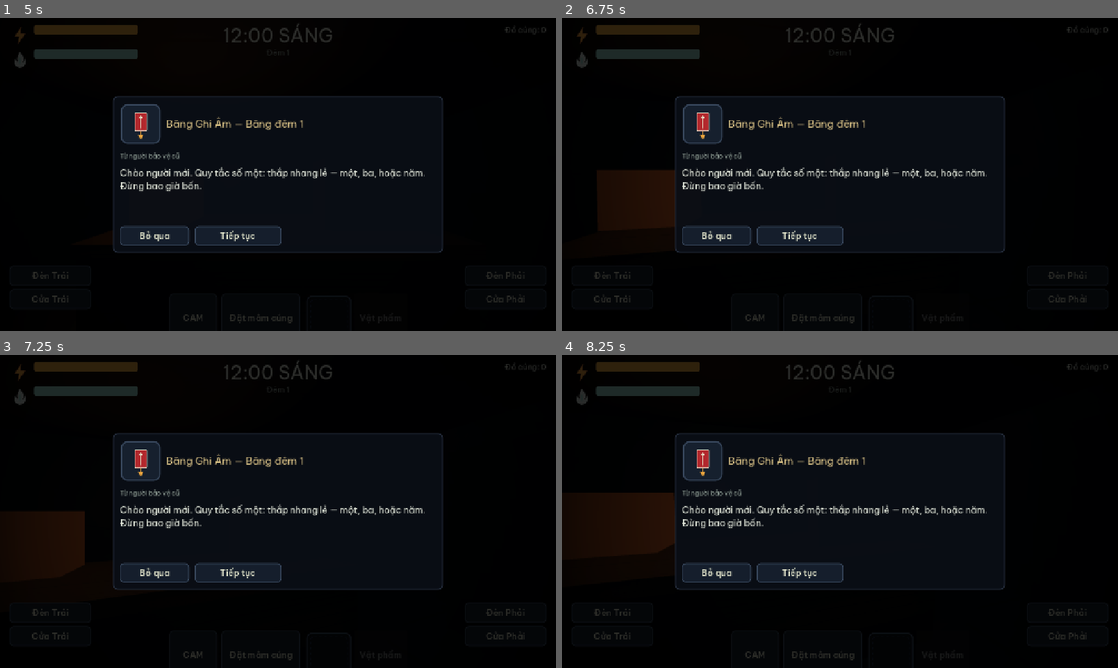
Above: before the commit, frames 1-4 (two rows, left to right).
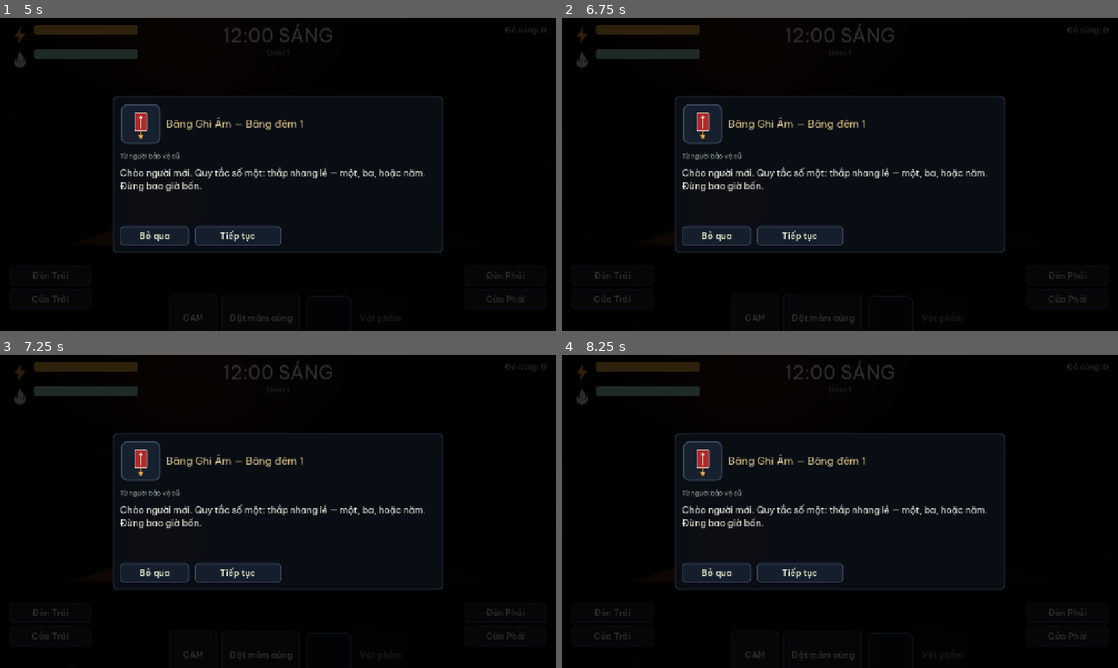
Above: after the commit, the same moments.

Repository: cthpAiden/nightwatch
Game: Godot game, scene res://scenes/screens/MainMenu.tscn
Same seed, same stepped clock (60 frames per second), same inputs: the game is played once before the commit and once after it.
Inputs (mouse positions are in pixels of both pictures, inside the frame that each line leads up to):
- Up to frame 1 (5 s): click "Đêm Mới" at 0.5 s; tap Enter at 1.25 s; move the mouse to (400, 158) at 1.27 s; hold Right (pan_right) 1.28-2.03 s; hold F (place_offering) 1.28-2.03 s; click (400, 158) at 1.42 s; move the mouse to (166, 190) at 2.02 s; hold A (left_door) 2.03-2.78 s; tap Tab (toggle_cameras) at 2.1, 3.6 s; tap Down (pan_reset) at 2.75 s; move the mouse to (333, 105) at 2.77 s; hold F (place_offering) 2.78-3.53 s; hold Right (pan_right) 2.78-4.28 s; move the mouse to (250, 237) at 3.52 s; click (250, 237) at 3.67 s; move the mouse to (444, 221) at 4.27 s; hold A (left_door) from 4.28 s (still down); hold F (place_offering) from 4.28 s (still down)
- Up to frame 2 (6.75 s): release A (left_door) at 5 s; release F (place_offering) at 5 s; click "Đèn Trái" at 5 s; click "Cửa Trái" at 5.75 s; click "Đèn Phải" at 6.5 s
- Up to frame 3 (7.25 s): no input
- Up to frame 4 (8.25 s): move the mouse to (673, 464) at 7.27 s; hold A (left_door) 7.28-8 s; tap Tab (toggle_cameras) at 7.35 s; click "Cửa Phải" at 8 s

Frame 1 is identical in both runs. In frame 2, 2.6% of the frame differs, in the area x 6-21%, y 48-68%; in frame 3, 2.1%; in frame 4, 3.0%, in the area x 4-21%, y 44-65%.

Commit message:
Fix all confirmed review findings (winnability, mechanics, balance)
Adversarial multi-agent review fixes:
- HIGH: clock could skip the 06:00 win on a long frame -> softlock. Now fires on
  every hour crossed + hard win at game_minutes >= NIGHT_MINUTES (verified).
- CRITICAL: offerings were a 1-per-night dead-end -> co hon/oan hon unwinnable.
  Offerings now scale with active meter-threats; incense (calm_zone) actually
  calms them; oan hon gets a slow settle so it isn't strictly monotonic.
- HIGH: via was ~unloseable (regen ran during meter drains). Regen now pauses
  briefly after any drain; startle-resist scoped to burst hits only (add_startle).
- HIGH: ong ke 'ngoan' froze forever and was free while on cameras. Now a patience
  timer makes him leave, and hiding in the monitor no longer counts as behaving.
- MED: ma troi keyed off pan speed (zeroed on the monitor) -> inert. Now uses an
  agitation signal (fast pan + rapid camera-flipping) that works on the monitor.
- MED: quy nhap trang post-trigger is now a CREEPER (advances only while you move).
- MED: setback items no longer mis-target/no-op the meter threats.
- MED: revealed map dots no longer go stale; vendor shop timer freezes while
  browsing and late purchases can't cancel the impostor's rush.
- LOW: hostile door billboard tint wired; dead no-op + overlay look-pan leak fixed.
- Power economy retuned so idle survives the night; doors/cams are the real cost.

Co-Authored-By: Claude Opus 4.8 <noreply@anthropic.com>

Diff:
--- a/project.godot
+++ b/project.godot
@@ -1,5 +1,10 @@
 ; Engine configuration file.
-; Bảo Vệ Đêm (Night Guard) — Vietnamese FNAF-style comedy-horror.
+; It's best edited using the editor UI and not directly,
+; since the parameters that go here are not all obvious.
+;
+; Format:
+;   [section] ; section goes between []
+;   param=value ; assign values to parameters
 
 config_version=5
 
@@ -9,9 +14,9 @@
 config/description="A Vietnamese FNAF-style comedy-horror night-guard game."
 run/main_scene="res://scenes/screens/MainMenu.tscn"
 config/features=PackedStringArray("4.7", "Forward Plus")
+boot_splash/bg_color=Color(0.03, 0.03, 0.05, 1)
+boot_splash/show_image=false
 config/icon="res://icon.svg"
-boot_splash/show_image=false
-boot_splash/bg_color=Color(0.03, 0.03, 0.05, 1)
 
 [autoload]
 
@@ -29,11 +34,14 @@
 window/size/viewport_height=720
 window/stretch/mode="canvas_items"
 window/stretch/aspect="expand"
-window/subwindows/embed_subwindows=true
 
 [dotnet]
 
 project/assembly_name="Bao Ve Dem"
+
+[gui]
+
+theme/custom="res://assets/ui/theme.tres"
 
 [input]
 
@@ -89,10 +97,6 @@
 ]
 }
 
-[gui]
-
-theme/custom="res://assets/ui/theme.tres"
-
 [internationalization]
 
 locale/translations=PackedStringArray("res://localization/strings.vi.translation", "res://localization/strings.en.translation")
@@ -104,7 +108,6 @@
 
 [rendering]
 
-renderer/rendering_method="forward_plus"
 rendering_device/driver.windows="d3d12"
+anti_aliasing/quality/msaa_3d=1
 environment/defaults/default_clear_color=Color(0.03, 0.03, 0.05, 1)
-anti_aliasing/quality/msaa_3d=1
--- a/scripts/core/game_state.gd
+++ b/scripts/core/game_state.gd
@@ -59,7 +59,13 @@
 	cfg.night_index = n
 	cfg.seconds_per_hour = spd
 	cfg.vendor_enabled = vendor
-	cfg.offerings_start = 1 if n >= 2 else 0
+	# Offerings scale with how many appeasement threats are active tonight, so the
+	# cô hồn / oan hồn / ma da economy is sustainable (not a one-shot).
+	var meter := 0
+	for mid in ["co_hon", "ma_da", "oan_hon"]:
+		if levels.has(mid):
+			meter += 1
+	cfg.offerings_start = 0 if meter == 0 else meter + 2
 	cfg.has_tape = not is_custom
 	# Apply difficulty scaling to AI levels and pacing.
 	var lvl_scale := _difficulty_level_scale()
--- a/scripts/systems/camera_system.gd
+++ b/scripts/systems/camera_system.gd
@@ -105,6 +105,9 @@
 		c.queue_free()
 	if _c == null or _c.director == null:
 		return
+	# Reset map dots to base every pass so reveal highlights never go stale.
+	for cam in _map_buttons:
+		_map_buttons[cam].modulate = Color(1, 0.85, 0.4) if cam == _c.current_cam else Color(1, 1, 1)
 	var revealed: bool = _c.is_revealed()
 	for t in _c.director.threats:
 		var here: bool = t.current_location == _c.current_cam
--- a/scripts/systems/guard_room.gd
+++ b/scripts/systems/guard_room.gd
@@ -262,8 +262,9 @@
 	spr.modulate = Color(0.85, 0.3, 0.3) if hostile else Color(0.72, 0.74, 0.74)
 	spr.visible = _light_on.get(side, false)
 
-func refresh_threat_visibility(side: int, has_threat: bool, tex: Texture2D = null) -> void:
+func refresh_threat_visibility(side: int, has_threat: bool, tex: Texture2D = null, hostile: bool = false) -> void:
 	var spr: Sprite3D = _threat_sprites[side]
 	if has_threat and tex:
 		spr.texture = tex
+	spr.modulate = Color(0.85, 0.3, 0.3) if hostile else Color(0.72, 0.74, 0.74)
 	spr.visible = has_threat and _light_on.get(side, false)
--- a/scripts/systems/item_system.gd
+++ b/scripts/systems/item_system.gd
@@ -13,6 +13,7 @@
 		"calm_zone":
 			_c.add_via(def.magnitude)
 			_c.start_reveal(6.0)
+			_c.broadcast_calm()   # incense actually settles ma da / cô hồn / oan hồn
 		"salt_line":
 			_c.setback_nearest()
 			_c.add_via(4.0)
--- a/scripts/systems/night_controller.gd
+++ b/scripts/systems/night_controller.gd
@@ -40,6 +40,8 @@
 var barrier_timer := 0.0
 var speed_timer := 0.0
 var taint_timer := 0.0
+var _via_drain_cd := 0.0     # pauses vía regen briefly after any drain
+var _agitation := 0.0        # "panic" signal (fast pan + rapid cam-switching) for Ma trơi
 
 var _running := false
 var _ending := false
@@ -50,6 +52,10 @@
 		Game.current_night = int(OS.get_environment("NW_NIGHT"))
 		Game.active_config = null
 	config = Game.active_config if Game.active_config else Game.get_night_config(Game.current_night)
+	if OS.has_environment("NW_FASTWIN"):   # debug: race to 06:00 with no threats
+		config.seconds_per_hour = 1.0
+		config.threat_levels = {}
+		config.vendor_enabled = false
 	via_max = config.via_max
 	via = via_max
 	power = 100.0
@@ -73,6 +79,7 @@
 	room = load("res://scripts/systems/guard_room.gd").new()
 	room.name = "GuardRoom"
 	add_child(room)
+	room.set_look_enabled(false)   # locked until the night begins
 	director = ThreatDirector.new()
 	director.name = "Director"
 	add_child(director)
@@ -157,9 +164,15 @@
 	_update_power(delta)
 	_update_via(delta)
 	_update_timers(delta)
+	# Panic/agitation: fast panning raises it (rapid cam-switching does too, in
+	# on_camera_changed); it decays over time. Drives Ma trơi.
+	if room.get_pan_speed() > 0.7:
+		_agitation = minf(1.0, _agitation + delta * 2.0)
+	_agitation = maxf(0.0, _agitation - delta * 0.7)
+	# Look-pan only during free play — not on the monitor or behind a modal overlay.
+	room.set_look_enabled(not monitor_open and not shop.visible and not pause.visible and not cassette.visible)
 	director.night_progress = night_progress()
 	director.broadcast_pan(room.get_pan_speed() > 0.7)
-	# keep door billboards in sync with phase/texture changes
 	_refresh_door_sprite(GameEnums.Side.LEFT)
 	_refresh_door_sprite(GameEnums.Side.RIGHT)
 
@@ -170,16 +183,16 @@
 	if m != _last_minute:
 		_last_minute = m
 		Events.clock_advanced.emit(m)
-		if m % 60 == 0:
-			var h := m / 60
-			if h != _last_hour:
-				_last_hour = h
-				Events.hour_reached.emit(h)
-				if h >= 6:
-					_win()
-					return
-				if h > 0:
-					Audio.play_sfx("clock_chime", -10.0)
+	# Fire every hour actually crossed so a long frame can never skip the chime
+	# or, critically, the 06:00 win (which would softlock the night).
+	var h := int(game_minutes) / 60
+	while _last_hour < h:
+		_last_hour += 1
+		Events.hour_reached.emit(_last_hour)
+		if _last_hour > 0 and _last_hour < 6:
+			Audio.play_sfx("clock_chime", -10.0)
+	if game_minutes >= NIGHT_MINUTES:
+		_win()
 
 func _update_power(delta: float) -> void:
 	if not _powered:
@@ -217,11 +230,14 @@
 	Events.notify.emit("POWER_OUT", [])
 
 func _update_via(delta: float) -> void:
-	# Gentle regen when nothing is looming; faster as dawn (dương khí) returns.
+	if _via_drain_cd > 0.0:
+		_via_drain_cd = maxf(0.0, _via_drain_cd - delta)
 	var looming := director.threat_at_door(GameEnums.Side.LEFT) != null \
 		or director.threat_at_door(GameEnums.Side.RIGHT) != null
-	if not looming:
-		var regen := 1.4 + night_progress() * 2.0
+	# Regen only when nothing looms AND no drain happened very recently, so active
+	# meter pressure (cô hồn / ma da / oan hồn) is a genuine net loss, not cancelled.
+	if not looming and _via_drain_cd <= 0.0:
+		var regen := 1.0 + night_progress() * 1.8
 		via = minf(via_max, via + regen * delta)
 		Events.via_changed.emit(via, via_max)
 	if not _powered:
@@ -332,6 +348,7 @@
 
 func on_camera_changed(cam_id: String) -> void:
 	current_cam = cam_id
+	_agitation = minf(1.0, _agitation + 0.45)   # flipping channels fast = panic
 	director.broadcast_view(cam_id)
 	Events.camera_changed.emit(cam_id)
 
@@ -384,13 +401,22 @@
 		return
 	var t := director.threat_at_door(side)
 	if t:
-		room.refresh_threat_visibility(side, true, t.current_texture())
+		room.refresh_threat_visibility(side, true, t.current_texture(), true)
 	else:
 		room.refresh_threat_visibility(side, false)
 
 # --- outcomes ---------------------------------------------------------------
 func _on_jumpscare(threat_id: String) -> void:
 	if _ending:
+		return
+	# Bùa thật / bánh chưng "save": spend a ward to survive the grab once.
+	if try_block_death(threat_id):
+		var t := director.get_threat(threat_id)
+		if t:
+			t.reset_to_spawn()
+			t.on_calm()   # also clears the meter that triggered the kill
+		via = maxf(via, via_max * 0.4)
+		Events.via_changed.emit(via, via_max)
 		return
 	_caught(threat_id)
 
@@ -437,15 +463,30 @@
 func get_pan_speed() -> float:
 	return room.get_pan_speed()
 
+func is_monitor_open() -> bool:
+	return monitor_open
+
+func get_agitation() -> float:
+	return _agitation
+
+## Incense/calm effect: lower the appeasement meters of nearby meter-threats.
+func broadcast_calm() -> void:
+	director.broadcast_calm()
+
 func night_progress() -> float:
 	return clampf(game_minutes / NIGHT_MINUTES, 0.0, 1.0)
 
 func add_via(amount: float) -> void:
 	if amount < 0.0:
 		amount *= via_drain_mult
-		amount *= (1.0 - clampf(startle_resist, 0.0, 0.8)) if amount < 0.0 else 1.0
+		_via_drain_cd = 0.7
 	via = clampf(via + amount, 0.0, via_max)
 	Events.via_changed.emit(via, via_max)
+
+## Burst/startle vía hit. The mulberry bracelet (child_ward) reduces only these,
+## not the continuous meter drains.
+func add_startle(amount: float) -> void:
+	add_via(amount * (1.0 - clampf(startle_resist, 0.0, 0.8)))
 
 func add_power(amount: float) -> void:
 	power = clampf(power + amount, 0.0, 100.0)
--- a/scripts/systems/threat_director.gd
+++ b/scripts/systems/threat_director.gd
@@ -59,7 +59,11 @@
 	var best: ThreatBase = null
 	var best_d := 99999
 	for t in threats:
-		if t.phase == GameEnums.ThreatPhase.ATTACKING:
+		# Only positional rushers can be meaningfully "set back" to spawn; meter
+		# threats store their danger in flood/crowd/agro/lock, not in position.
+		if t.movement_model != ThreatBase.MODEL_PATH and t.movement_model != ThreatBase.MODEL_FLYER:
+			continue
+		if t.phase == GameEnums.ThreatPhase.ATTACKING or t.phase == GameEnums.ThreatPhase.DORMANT:
 			continue
 		var d := t.distance_to_office()
 		if d < best_d:
@@ -99,6 +103,10 @@
 	for t in threats:
 		t.on_offering(location)
 
+func broadcast_calm() -> void:
+	for t in threats:
+		t.on_calm()
+
 func set_speed_all(mult: float) -> void:
 	for t in threats:
 		t.set_speed_mult(mult)
--- a/scripts/systems/vendor.gd
+++ b/scripts/systems/vendor.gd
@@ -36,6 +36,8 @@
 			if _timer <= 0.0:
 				_appear()
 		GameEnums.VendorState.SHOP:
+			if _c.shop and _c.shop.visible:
+				return   # freeze the window while the player is browsing
 			_shop_t -= delta
 			if _shop_t <= 0.0:
 				if counterfeit:
@@ -61,6 +63,8 @@
 	Events.notify.emit("VENDOR_FAKE_TELL" if counterfeit else "SHOP_PROMPT", [])
 
 func on_bought(def: ItemDef) -> void:
+	if state != GameEnums.VendorState.SHOP:
+		return   # window already closed/turned hostile; no late purchase
 	_c.acquire_item(def)
 	_leave()
 
--- a/scripts/threats/co_hon.gd
+++ b/scripts/threats/co_hon.gd
@@ -15,7 +15,7 @@
 	if not _active:
 		return
 	var lvl := lerpf(ai_level, ai_level_end, clampf(night_progress, 0.0, 1.0))
-	crowd = clampf(crowd + (0.45 + lvl * 0.14) * delta, 0.0, 100.0)
+	crowd = clampf(crowd + (0.35 + lvl * 0.13) * delta, 0.0, 100.0)
 	Events.crowd_changed.emit(crowd / 100.0)
 	current_location = MapGraph.GATE if crowd < 50.0 else MapGraph.LEFT_HALL
 	if crowd > 60.0 and _controller:
@@ -24,6 +24,9 @@
 func on_offering(_location: String) -> void:
 	crowd = maxf(0.0, crowd - 36.0)
 
+func on_calm() -> void:
+	crowd = maxf(0.0, crowd - 30.0)   # incense settles the crowd a while
+
 func on_via_state(state: int) -> void:
 	# When the guard is already shaken, a big crowd presses harder (handled via drain).
 	pass
--- a/scripts/threats/ma_da.gd
+++ b/scripts/threats/ma_da.gd
@@ -68,5 +68,8 @@
 func on_offering(_location: String) -> void:
 	flood = maxf(0.0, flood - 22.0)
 
+func on_calm() -> void:
+	flood = maxf(0.0, flood - 30.0)   # incense at the pond shrine
+
 func current_texture() -> Texture2D:
 	return tex_move if flood > 50.0 else tex_idle
--- a/scripts/threats/ma_troi.gd
+++ b/scripts/threats/ma_troi.gd
@@ -17,11 +17,13 @@
 	if not _active:
 		return
 	var lvl := lerpf(ai_level, ai_level_end, clampf(night_progress, 0.0, 1.0))
-	var running: bool = _controller != null and _controller.get_pan_speed() > 0.7
-	if running:
+	# "Running" = panic: fast panning OR rapid camera-flipping (works even on the
+	# monitor, where raw pan speed is forced to ~0).
+	var agit: float = _controller.get_agitation() if _controller else 0.0
+	if agit > 0.4:
 		lock = minf(100.0, lock + (7.0 + lvl) * delta)
 	else:
-		lock = maxf(0.0, lock - 12.0 * delta)
+		lock = maxf(0.0, lock - 8.0 * delta)
 	if lock > 40.0 and _controller:
 		_controller.add_via(-(lock - 40.0) * 0.05 * delta)
 	_move_accum += delta
@@ -35,7 +37,7 @@
 func _surge() -> void:
 	# locks on: a hard vía + light hit, then resets — never an instant kill
 	if _controller:
-		_controller.add_via(-26.0)
+		_controller.add_startle(-26.0)
 		_controller.add_power(-8.0)
 	Audio.play_sfx("stinger", -4.0)
 	Events.notify.emit("MATROI_RULE", [])
--- a/scripts/threats/oan_hon.gd
+++ b/scripts/threats/oan_hon.gd
@@ -24,7 +24,7 @@
 		agro += (3.2 + lvl * 0.4) * delta      # watched too long
 	else:
 		agro += (0.9 + lvl * 0.12) * delta      # ignored too long (slower)
-	agro = clampf(agro, 0.0, 100.0)
+	agro = clampf(agro - 0.6 * delta, 0.0, 100.0)  # slow settle if you neither stare nor neglect
 	# occasional drift for camera flavor
 	_move_accum += delta
 	if _move_accum >= move_interval:
@@ -50,5 +50,8 @@
 func on_offering(_location: String) -> void:
 	agro = maxf(0.0, agro - 45.0)
 
+func on_calm() -> void:
+	agro = maxf(0.0, agro - 40.0)   # incense pacifies her zone short-term
+
 func current_texture() -> Texture2D:
 	return tex_move if agro > 55.0 else tex_idle
--- a/scripts/threats/ong_ke.gd
+++ b/scripts/threats/ong_ke.gd
@@ -2,6 +2,8 @@
 ## Ông kẹ — the bogeyman. Classic left-door rusher (teaches the door loop) with a
 ## second, power-free counter: behave ("ngoan") — kill the doorway light and stay
 ## still and he loses patience instead of advancing.
+
+var _behave_t := 0.0
 
 func _configure() -> void:
 	movement_model = MODEL_PATH
@@ -16,13 +18,21 @@
 	if _is_repelled_now():
 		repel()
 		return
-	# "Ngoan" stall: lights off on his side + not panning = he waits (no power cost).
+	# "Ngoan": behave at the door — monitor down, doorway light off, sit still — and
+	# after a moment he loses interest and leaves (a power-free counter). Hiding in
+	# the cameras does NOT count as behaving.
 	var behaving: bool = _controller != null \
+		and not _controller.is_monitor_open() \
 		and not _controller.is_light_on(threatening_side) \
 		and _controller.get_pan_speed() < 0.2
-	if not behaving:
-		_attack_accum += delta
-		if _controller:
-			_controller.add_via(-via_drain_at_door * delta)
+	if behaving:
+		_behave_t += delta
+		if _behave_t >= 3.0:
+			repel()
+		return
+	_behave_t = 0.0
+	_attack_accum += delta
+	if _controller:
+		_controller.add_via(-via_drain_at_door * delta)
 	if _attack_accum >= attack_time:
 		_kill()
--- a/scripts/threats/quy_nhap_trang.gd
+++ b/scripts/threats/quy_nhap_trang.gd
@@ -40,6 +40,9 @@
 
 func _trigger() -> void:
 	triggered = true
+	# Now a conditional stalker: it only lurches forward while you move/pan; hold
+	# still to keep it back. The left door remains a backup counter.
+	movement_model = MODEL_CREEPER
 	Events.cat_triggered.emit()
 	Events.notify.emit("CAT_WARN", [])
 	Audio.play_sfx("stinger", -3.0)
--- a/scripts/threats/threat_base.gd
+++ b/scripts/threats/threat_base.gd
@@ -231,6 +231,10 @@
 func on_via_state(_state: int) -> void:
 	pass
 
+## Incense calm (item calm_zone). Default no-op; meter threats lower their meter.
+func on_calm() -> void:
+	pass
+
 # --- queries for views / items ---------------------------------------------
 func distance_to_office() -> int:
 	return MapGraph.distance(current_location, MapGraph.OFFICE)
--- a/scripts/ui/hud.gd
+++ b/scripts/ui/hud.gd
@@ -185,9 +185,7 @@
 	_clock.text = "%d:%02d %s" % [disp_h, mm, tr("CLOCK_AM")]
 
 func _on_via_state(state: int) -> void:
-	if state == GameEnums.ViaState.SHAKEN:
-		_via_bar.get_theme_stylebox("fill")
-	# tint via bar by state
+	# tint the vía bar by state
 	var col := Color(0.6, 0.82, 0.78)
 	if state == GameEnums.ViaState.SHAKEN:
 		col = Color(0.9, 0.75, 0.3)
--- a/tools/shot.gd
+++ b/tools/shot.gd
@@ -10,7 +10,10 @@
 		return
 	var inst = load(scene_path).instantiate()
 	get_tree().root.add_child.call_deferred(inst)
-	await get_tree().create_timer(1.6).timeout
+	var delay := 1.6
+	if OS.has_environment("NW_SHOT_DELAY"):
+		delay = float(OS.get_environment("NW_SHOT_DELAY"))
+	await get_tree().create_timer(delay).timeout
 	var img := get_viewport().get_texture().get_image()
 	img.save_png(out_path)
 	await get_tree().process_frame
Binary file added: docs/shots/night3.png
